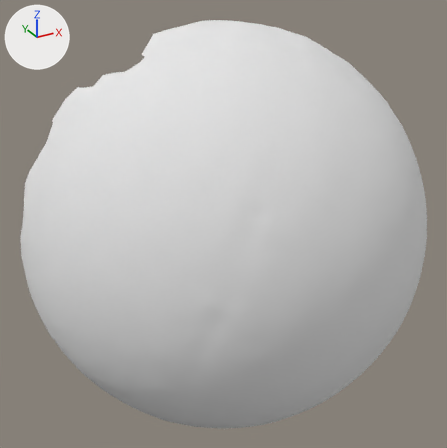
What one commit did to the OBJ model res/pendulum_horizontal/Pendulum_horizontal.000074.obj.
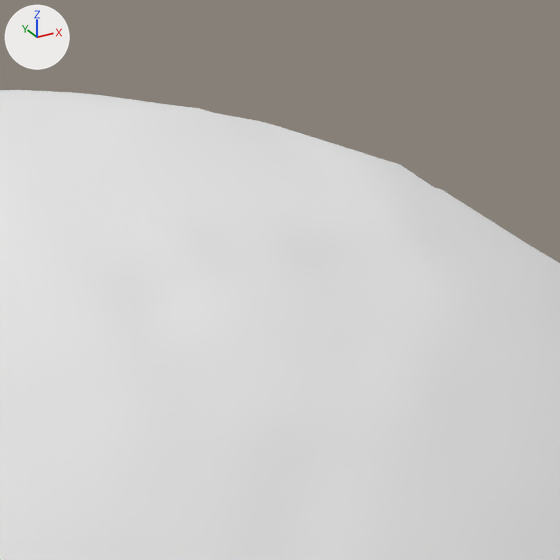
The first picture shows the older version from a 50 mm lens placed at (-336.4, 4.4, 231.4), pointed at (-149.3, 344.6, 61.3). The close-ups show both versions on the part from 48% to 77% of the width and 0% to 28% of the height of that picture. Every picture has the same lights, and +X, +Y and +Z are marked at upper left. Where no turn or scale is listed for an object, it has been applied to the vertices.

Names of what the first close-up shows: 'Pendulum_horizontal.000074'.
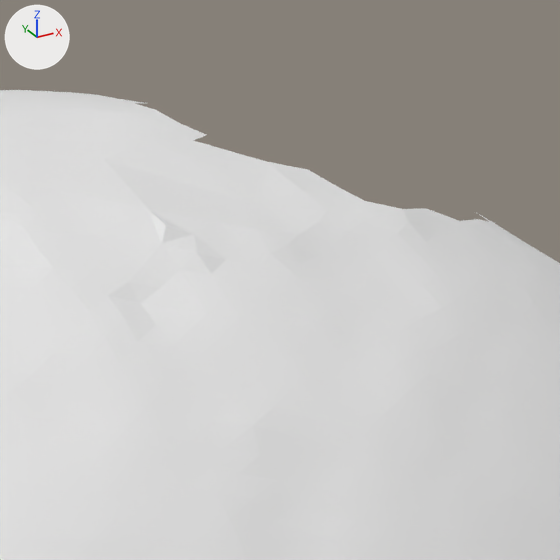
What the commit changed:
me_pendulum_horizontal_000074 is used by ob_pendulum_horizontal_000074; location (0.0, 0.0, 0.0).
me_pendulum_horizontal_000074 had 4901 vertices, 9711 faces and spanned x -276.0..7.0, y 239.0..416.0, z -102.0..188.0.
me_pendulum_horizontal_000074 no longer uses material mat_pendulum_horizontal_000074 (white #e7e7e7).
me_pendulum_horizontal_000074 now has 4873 vertices, 9643 faces and spans x -276.0..7.0, y 239.0..416.0, z -102.0..188.0.
Part 1, on me_pendulum_horizontal_000074:
28 vertices are removed from x -107.0..-64.0, y 342.0..386.0, z 173.0..187.0.
68 faces are deleted.

Location of each change, [x1, y1, x2, y2] in pixels of the close-ups (560 x 560 px):
part 1 of me_pendulum_horizontal_000074, deleted: before [102, 95, 518, 238]
